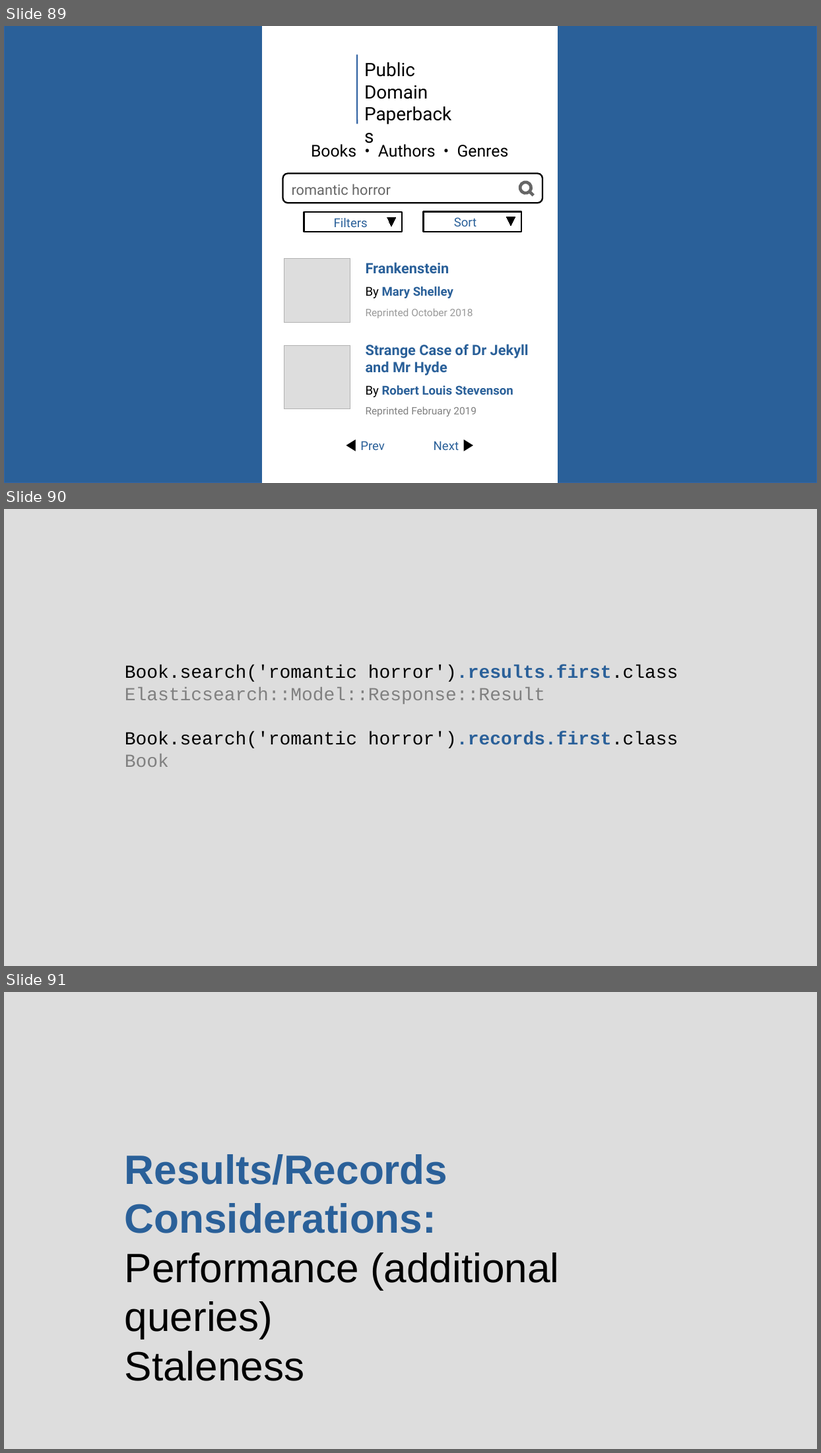
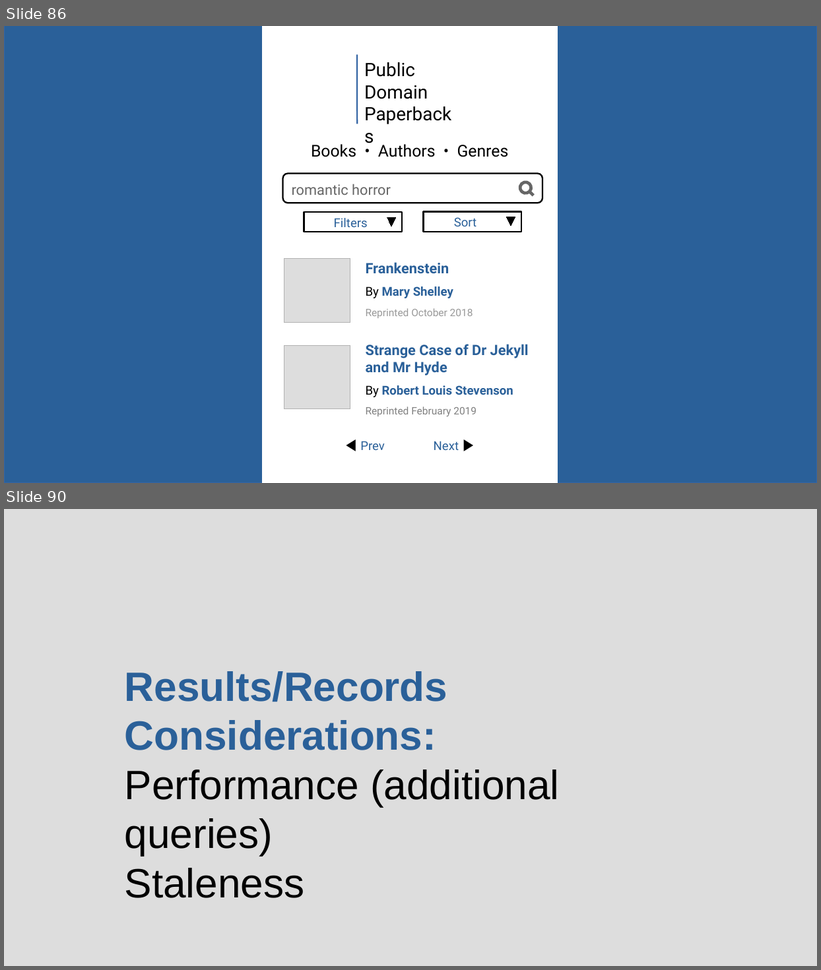
Before and after one commit to chriscressman/architecting-a-search-feature, a slide deck: presentation.odp. Shown one above the other, each under a label of ours: slides 89, 90 and 91 before the commit, slides 86 and 90 after it; the slides between them are not shown. The pictures are 821x1453 and 821x970 pixels, drawn with LibreOffice and Linux fonts; fonts in the diff are those of the drawing. Boxes give left, top, right and bottom in pixels: in the first picture for what was removed or moved away, otherwise in the second. Text is boxed around its words. In the diff, an @@ line names an element or a change of style, - is before the commit and + after.

```diff
--- a/presentation.odp
+++ b/presentation.odp
@@ slide 90 removed at (4, 509, 817, 966), background #DDDDDD @@
@@ text removed at (125, 665, 679, 767) @@
-Book.search('romantic horror').results.first.class
-Elasticsearch::Model::Response::Result
-Book.search('romantic horror').records.first.class
-Book
@@ what was slide 89 is now slide 86 @@
@@ what was slide 91 is now slide 90 @@
```
Also in this commit, not shown: 3 slides changed, 2 slides added, 1 other slide removed, 1 other file.
